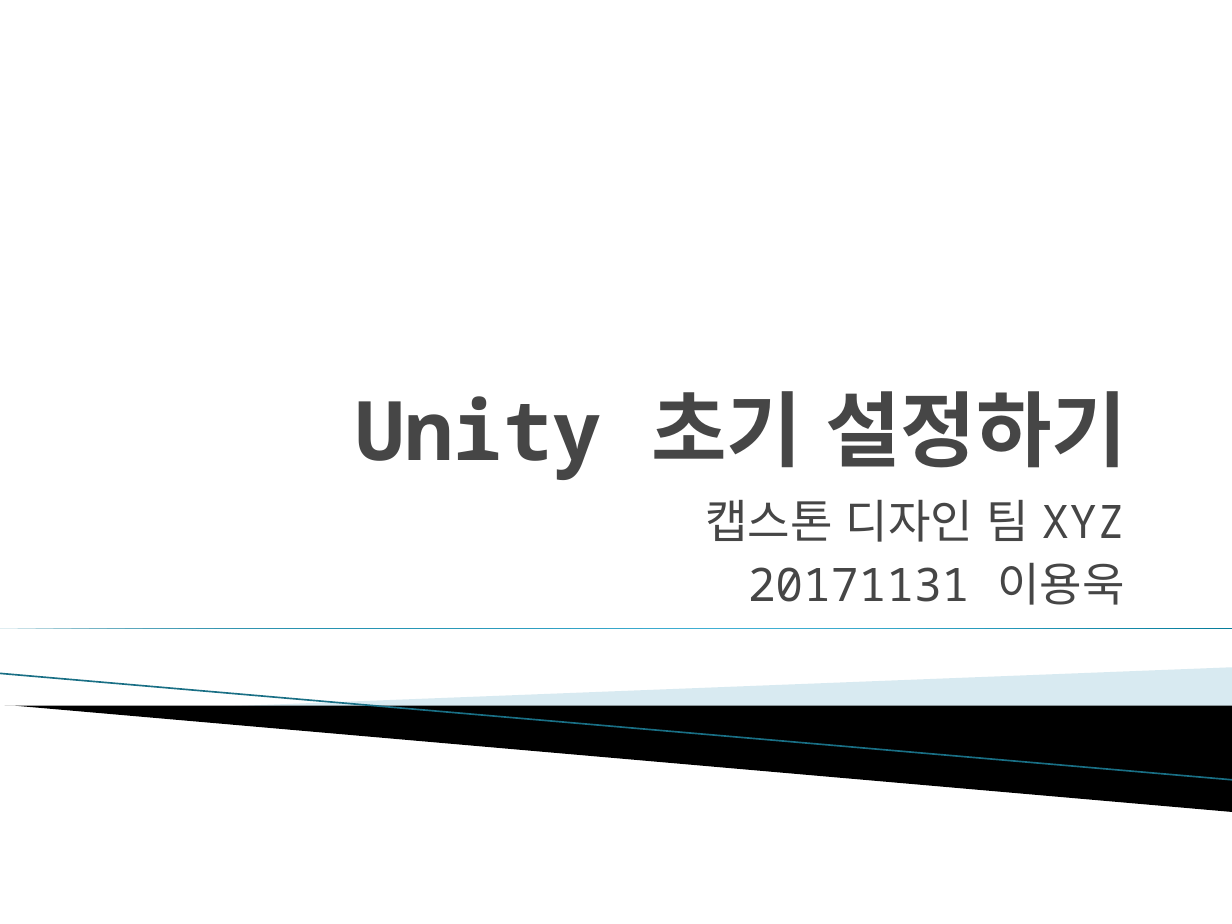
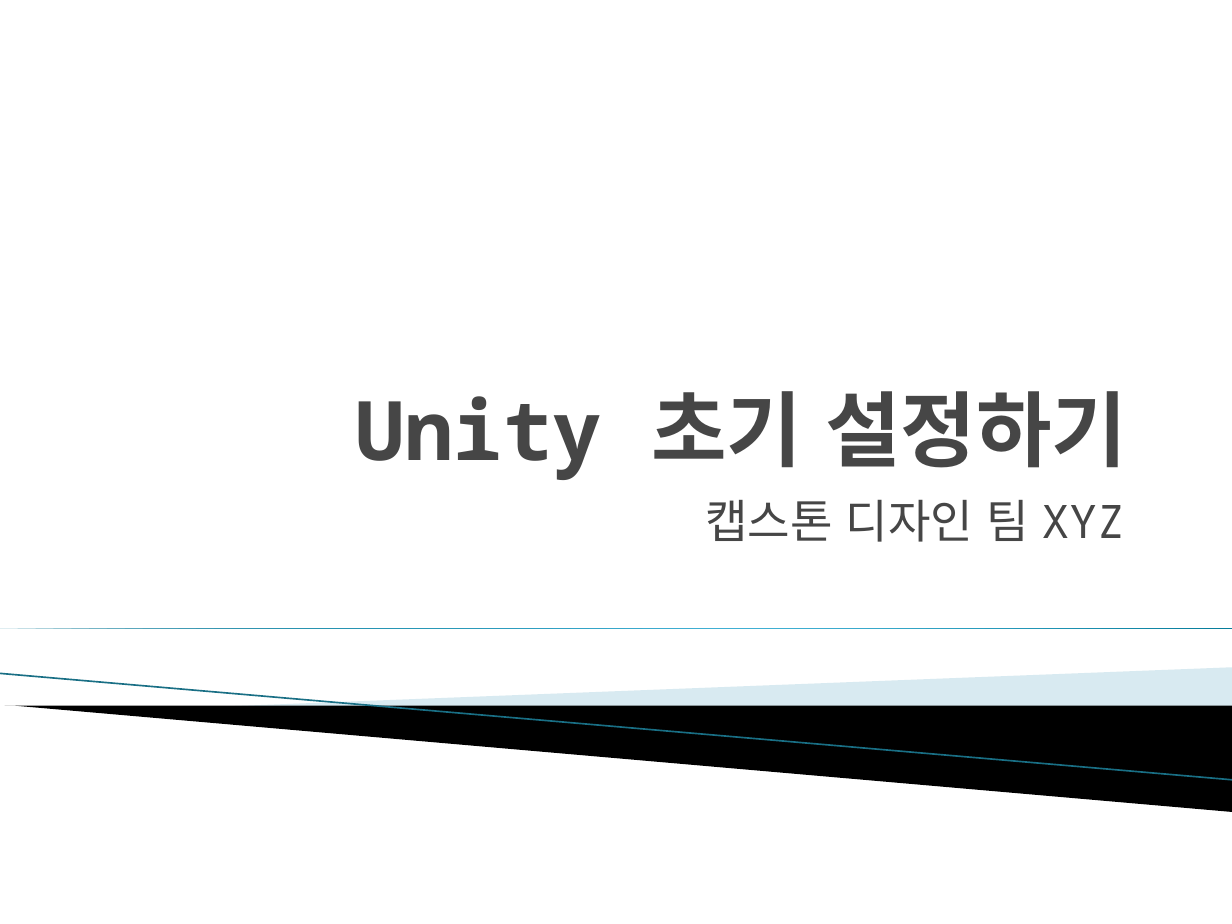
Before and after one commit to ashibar/projectY, a slide deck: slide 1 of Concept/Unity 초기 설정하기.pptx. Drawn at 1232x924 pixels with LibreOffice and Linux fonts; fonts in the diff are those of the drawing; background and template pictures are left out. Boxes give left, top, right and bottom in pixels: in the first picture for what was removed or moved away, otherwise in the second. Text is boxed around its words. In the diff, an @@ line names an element or a change of style, - is before the commit and + after.

```diff
--- a/Concept/Unity 초기 설정하기.pptx
+++ b/Concept/Unity 초기 설정하기.pptx
@@ subtitle at [748, 562, 1125, 605]: paragraph removed @@
-20171131 이용욱
```
Also in this commit, not shown: 27 other files.
